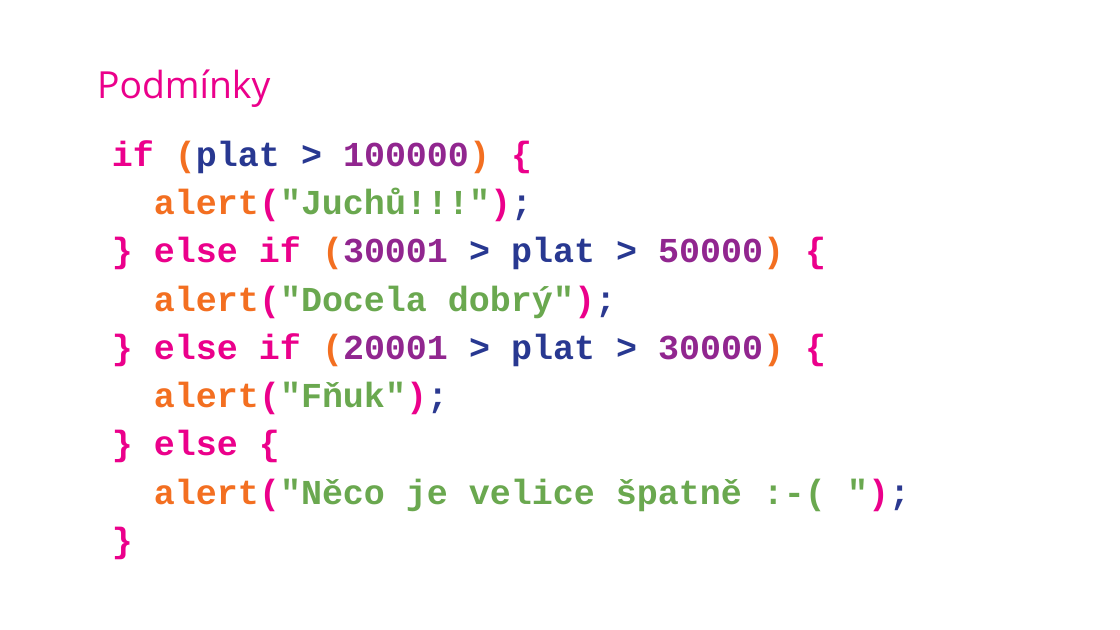
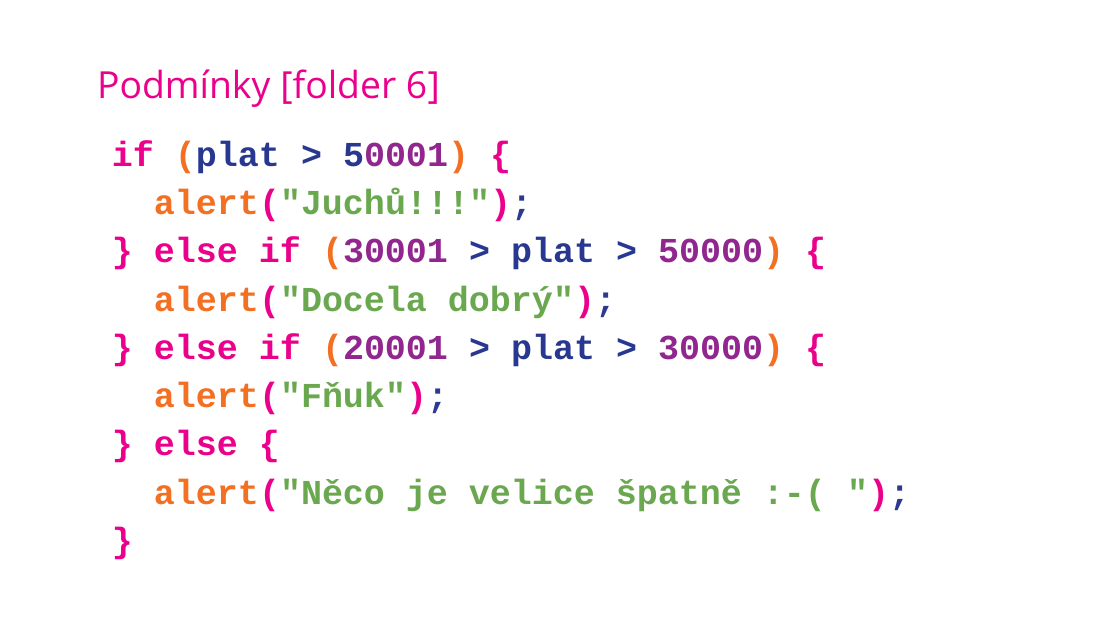
Before and after one commit to SimonB87/LetniSkola2020JS, a slide deck: slide 21 of JS-SB-LetnIskola2020.pptx. Drawn at 1120x630 pixels with LibreOffice and Linux fonts; fonts in the diff are those of the drawing; background and template pictures are left out. Boxes give left, top, right and bottom in pixels: in the first picture for what was removed or moved away, otherwise in the second. Text is boxed around its words. In the diff, an @@ line names an element or a change of style, - is before the commit and + after.

```diff
--- a/JS-SB-LetnIskola2020.pptx
+++ b/JS-SB-LetnIskola2020.pptx
@@ title at (97, 69, 440, 107): text changed @@
-Podmínky
+Podmínky [folder 6]
@@ text at (112, 141, 469, 174): text changed; text colour #91268F to #283891 @@
-if (plat > 100000) {
+if (plat > 50001) {
```
Also in this commit, not shown: 7 other slides changed, 1 slide added, 10 other files.
